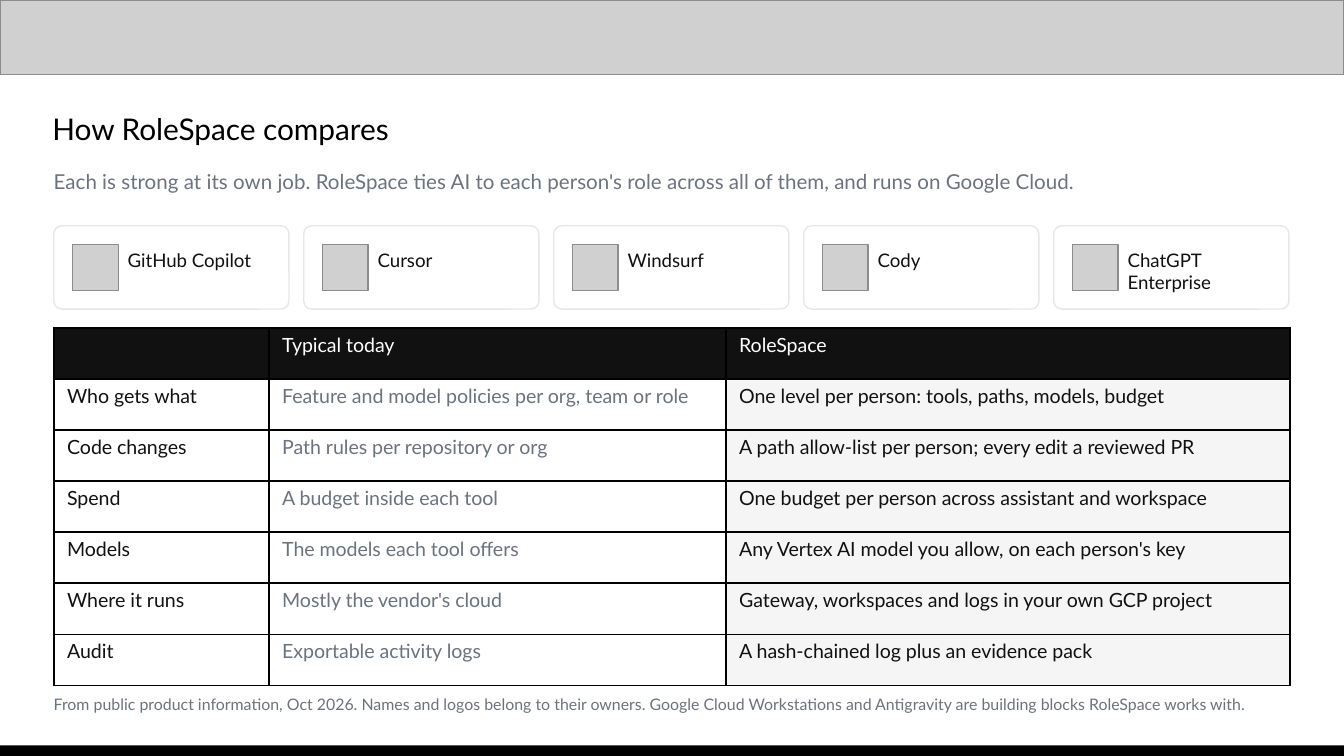
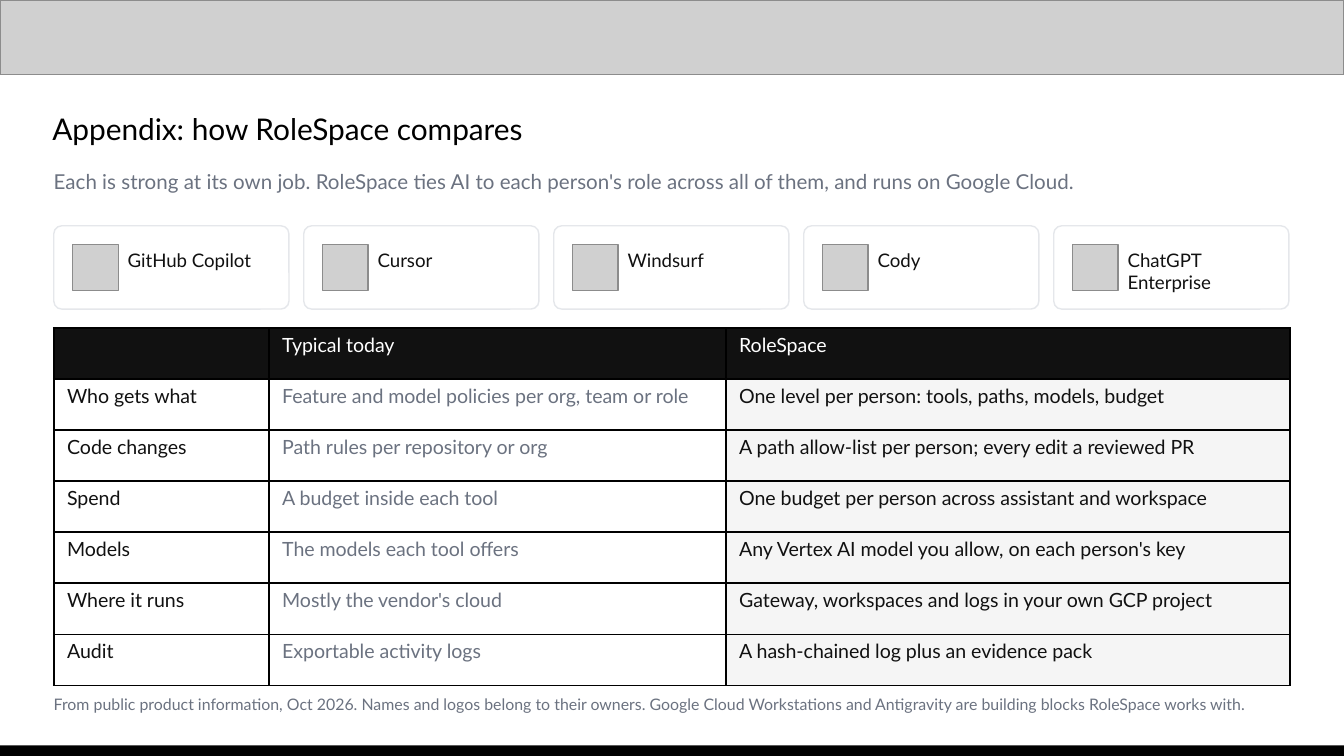
Before and after one commit to praveensaharan/RoleSpace, a slide deck: slide 16 of docs/deck/RoleSpace-AI-Builder-Cup-submission.pptx (slide 5 before the commit). Drawn at 1344x756 pixels with LibreOffice and Linux fonts; fonts in the diff are those of the drawing; grey boxes stand for pictures. Boxes give left, top, right and bottom in pixels: in the first picture for what was removed or moved away, otherwise in the second. Text is boxed around its words. In the diff, an @@ line names an element or a change of style, - is before the commit and + after.

```diff
--- a/docs/deck/RoleSpace-AI-Builder-Cup-submission.pptx
+++ b/docs/deck/RoleSpace-AI-Builder-Cup-submission.pptx
@@ text at box(52, 118, 523, 145): text changed @@
-How RoleSpace compares
+Appendix: how RoleSpace compares
```
Also in this commit, not shown: 6 other slides changed, 1 slide added, 7 slides removed, 16 other files.
